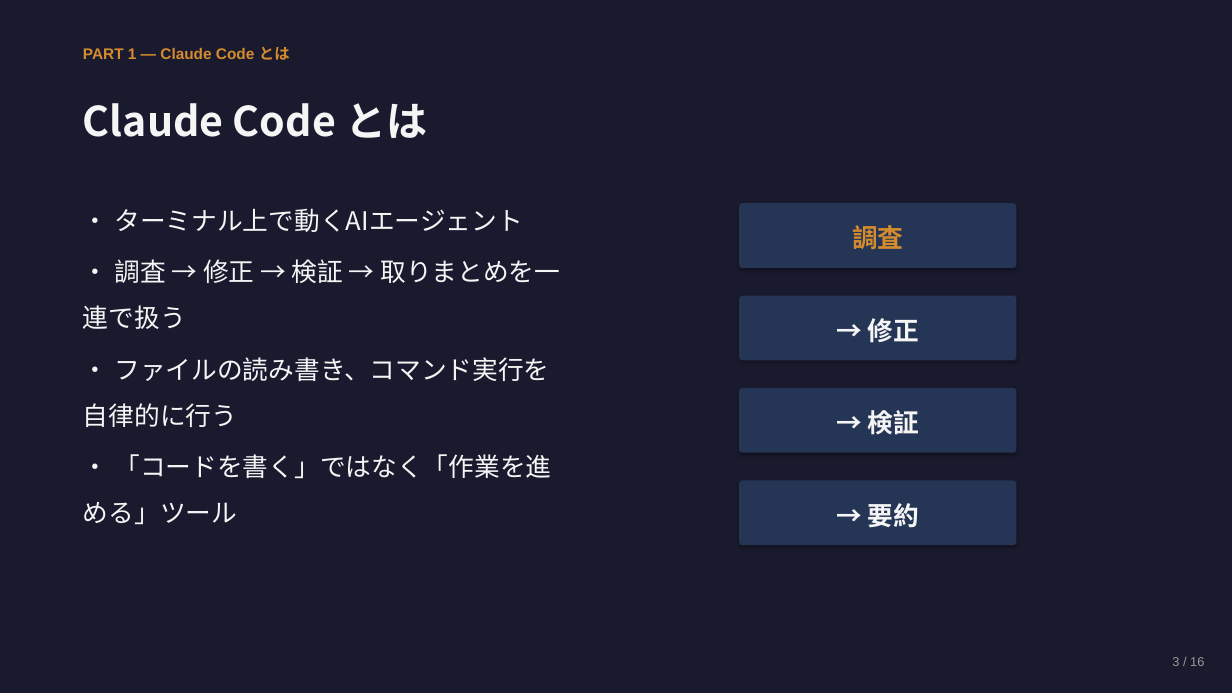
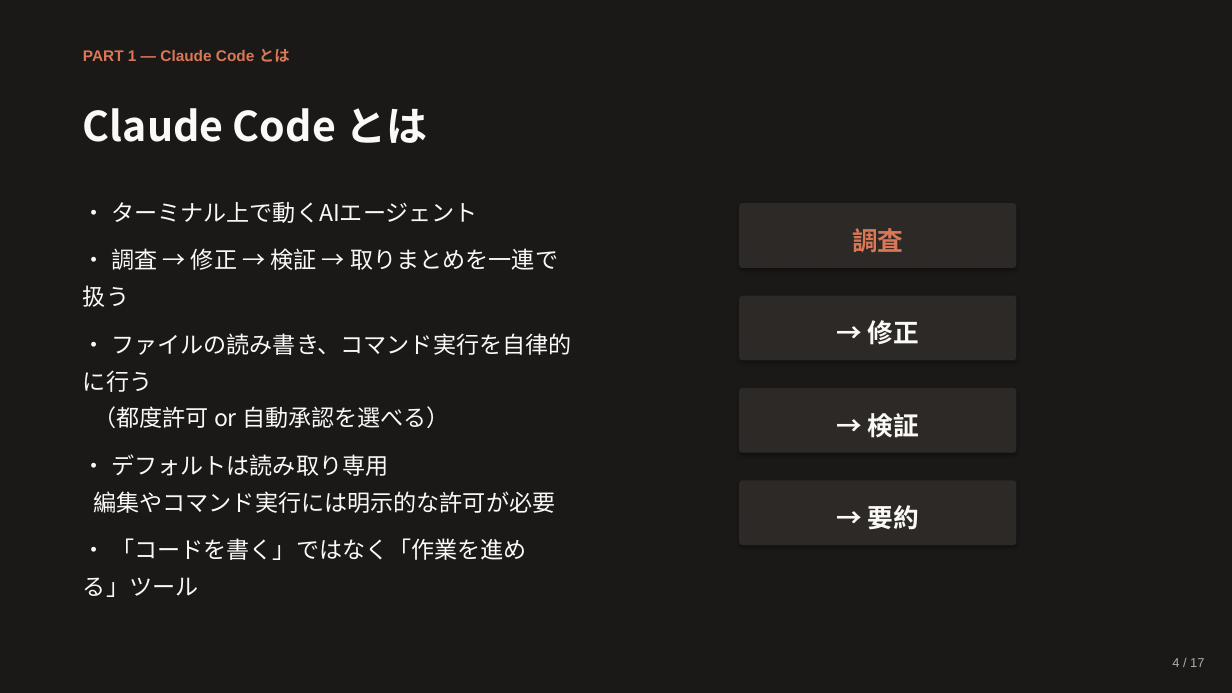
Before and after one commit to Ischca/zenn, a slide deck: slide 4 of slides/session1.pptx (slide 3 before the commit). Drawn at 1232x693 pixels with LibreOffice and Linux fonts; fonts in the diff are those of the drawing. Boxes give left, top, right and bottom in pixels: in the first picture for what was removed or moved away, otherwise in the second. Text is boxed around its words. In the diff, an @@ line names an element or a change of style, - is before the commit and + after.

```diff
--- a/slides/session1.pptx
+++ b/slides/session1.pptx
@@ background #1A1A2E to #1B1918 @@
@@ text "PART 1 — Claude Code ..." at [83, 49, 290, 62]: text colour #D48C2E to #D97757; line spacing 16.8pt to 18pt @@
@@ text "Claude Code とは" at [83, 108, 428, 143]: text colour #F5F5F5 to #FAF9F5; line spacing 44.8pt to 48pt @@
@@ text at [83, 202, 558, 597]: size 20 to 18 pt, text colour #F5F5F5 to #FAF9F5 in "• ターミナル上で動くAIエージェント", "• 調査 → 修正 → 検証 → ...", "• 「コードを書く」ではなく「作業を進める」ツール"; line spacing 36pt to 28.8pt; more space between paragraphs @@
@@ text "調査" at [852, 228, 903, 252]: text colour #D48C2E to #D97757; line spacing 28pt to 30pt @@
@@ text at [83, 333, 571, 513]: text changed; size 20 to 18 pt; text colour #F5F5F5 to #FAF9F5 @@
-• ファイルの読み書き、コマンド実行を自律的に行う
+• ファイルの読み書き、コマンド実行を自律的に行う
+（都度許可 or 自動承認を選べる）
+• デフォルトは読み取り専用
+編集やコマンド実行には明示的な許可が必要
@@ text colour #F5F5F5 to #FAF9F5; line spacing 28pt to 30pt in 3 elements at [868, 320, 919, 345], [868, 413, 919, 438], [868, 505, 919, 529] @@
@@ fill #253555 to #2D2926 in 4 elements at [739, 203, 1017, 268], [739, 296, 1017, 360], [739, 388, 1017, 453], [739, 481, 1017, 545] @@
@@ text at [1172, 658, 1204, 667]: text changed; text colour #999999 to #B0AEA5 @@
-3 / 16
+4 / 17
```
Also in this commit, not shown: 15 other slides changed, 1 slide added, 1 other file.
